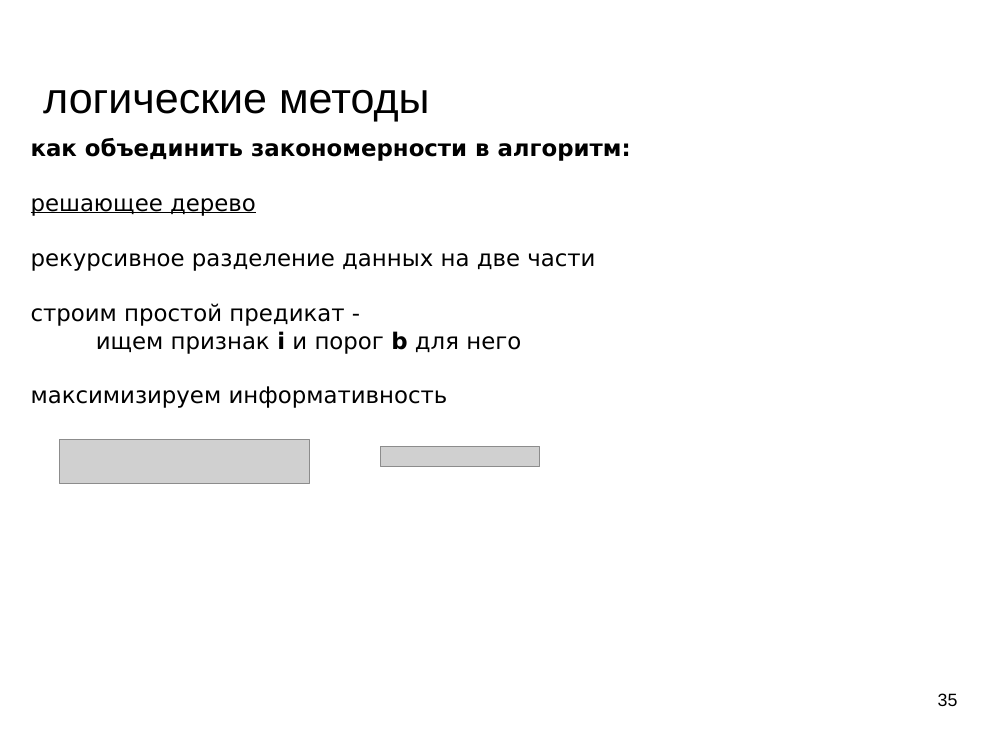
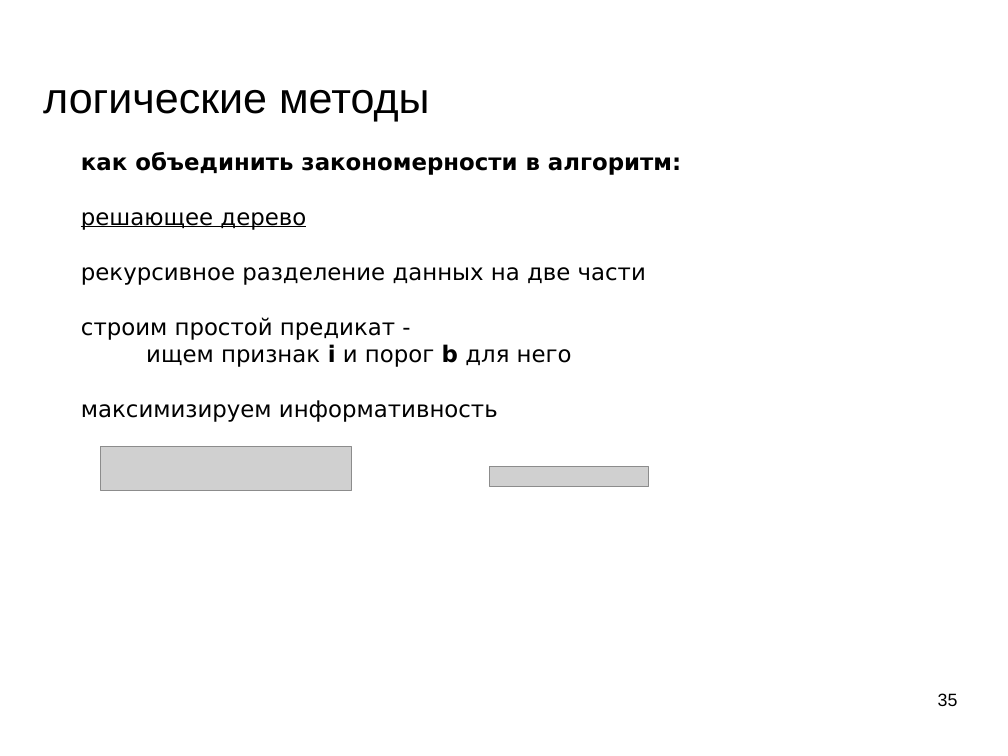
Before and after one commit to mechanoid5/ml_lectorium_legacy, a slide deck: slide 35 of 08-logical.odp. Drawn at 1008x756 pixels with LibreOffice and Linux fonts; fonts in the diff are those of the drawing; grey boxes stand for pictures; background and template pictures are left out. Boxes give left, top, right and bottom in pixels: in the first picture for what was removed or moved away, otherwise in the second. Text is boxed around its words. In the diff, an @@ line names an element or a change of style, - is before the commit and + after.

```diff
--- a/08-logical.odp
+++ b/08-logical.odp
@@ text "как объединить закономерности в алгоритм:": place and size @@
-text "как объединить закономерности в алгоритм:" at [31, 138, 631, 408]
+text "как объединить закономерности в алгоритм:" at [81, 152, 681, 422]
@@ picture: place and size @@
-picture at [59, 439, 310, 484]
+picture at [101, 446, 351, 491]
@@ picture: place and size @@
-picture at [381, 446, 540, 466]
+picture at [489, 466, 649, 487]
```
Also in this commit, not shown: 6 other slides changed, 2 slides added, 1 slide removed, 4 other files.
